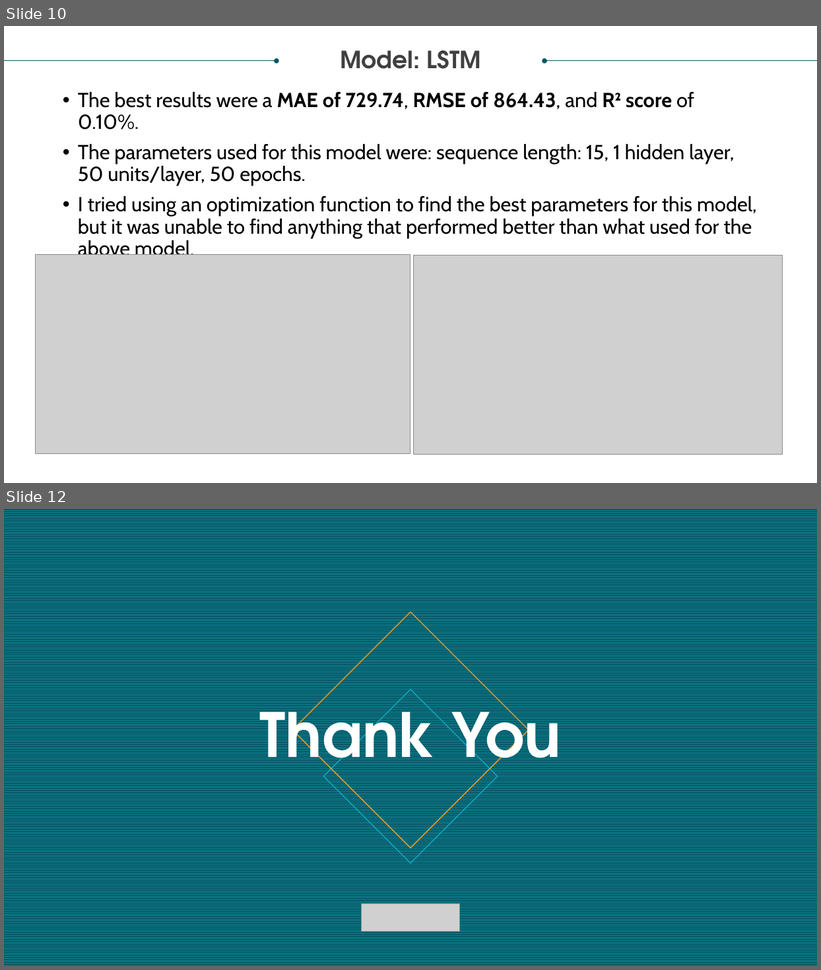
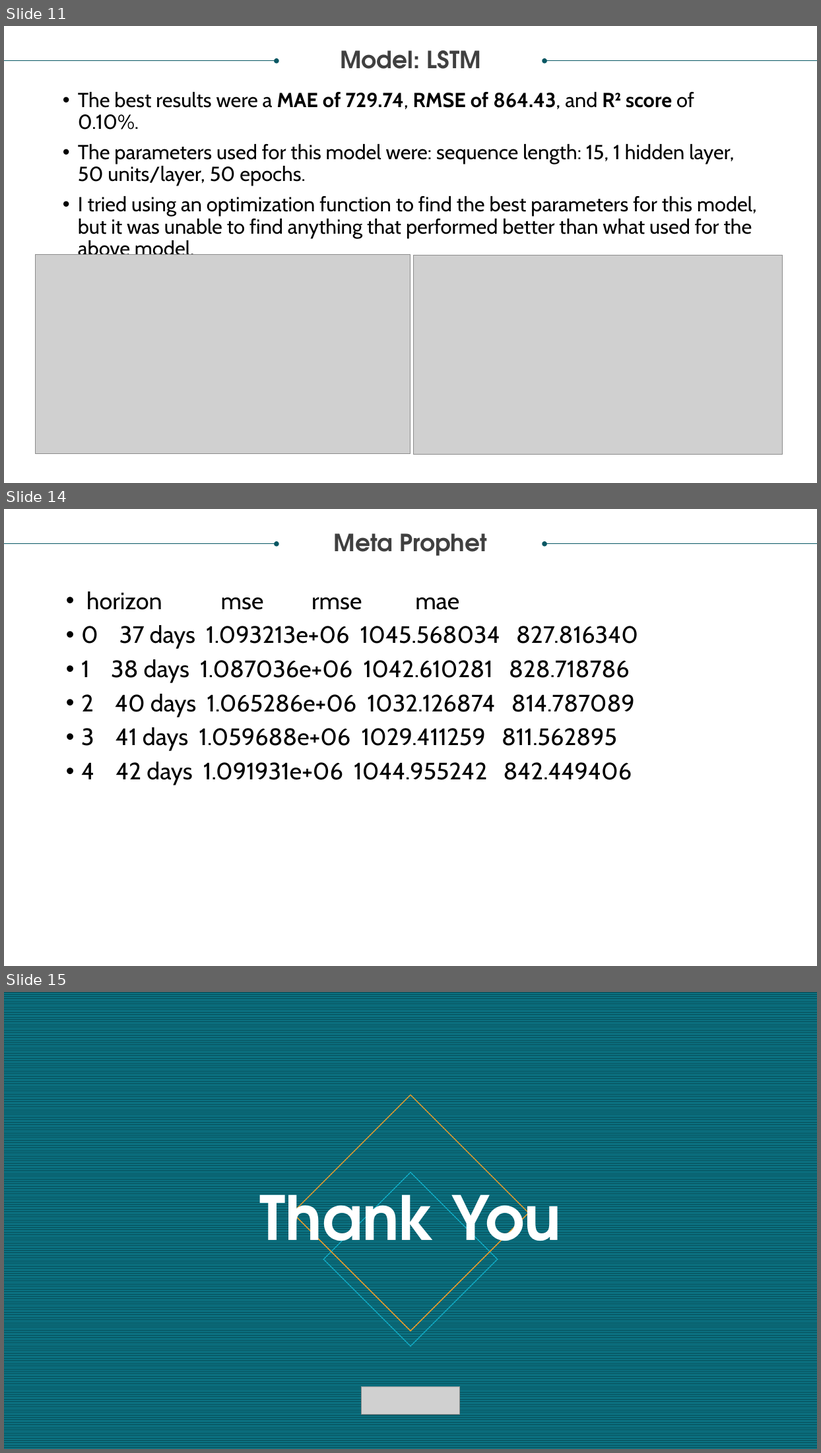
Before and after one commit to jcbritton/Weather_vs_Energy_Consumption, a slide deck: Project 4 Presentation.pptx. Shown one above the other, each under a label of ours: slides 10 and 12 before the commit, slides 11, 14 and 15 after it; the slides between them are not shown. The pictures are 821x970 and 821x1453 pixels, drawn with LibreOffice and Linux fonts; fonts in the diff are those of the drawing; grey boxes stand for pictures. Boxes give left, top, right and bottom in pixels: in the first picture for what was removed or moved away, otherwise in the second. Text is boxed around its words. In the diff, an @@ line names an element or a change of style, - is before the commit and + after.

Commit message:
Update with Prophet
Added my slides

```diff
--- a/Project 4 Presentation.pptx
+++ b/Project 4 Presentation.pptx
@@ slide 14 added at (x1=4, y1=509, x2=817, y2=966), background #FFFFFF @@
@@ arrow added from (4, 544) to (277, 544), #085764 0.5 pt @@
@@ text added at (x1=334, y1=533, x2=487, y2=556), 28 pt, text #404040, bold @@
+Meta Prophet
@@ arrow added from (817, 544) to (545, 544), #085764 0.5 pt @@
@@ text added at (x1=81, y1=591, x2=638, y2=786), 28 pt, text #000000 @@
+• horizon mse rmse mae
+• 0 37 days 1.093213e+06 1045.568034 827.816340
+• 1 38 days 1.087036e+06 1042.610281 828.718786
+• 2 40 days 1.065286e+06 1032.126874 814.787089
+• 3 41 days 1.059688e+06 1029.411259 811.562895
+• 4 42 days 1.091931e+06 1044.955242 842.449406
@@ what was slide 10 is now slide 11 @@
@@ what was slide 12 is now slide 15 @@
```
Also in this commit, not shown: 2 other slides added.
